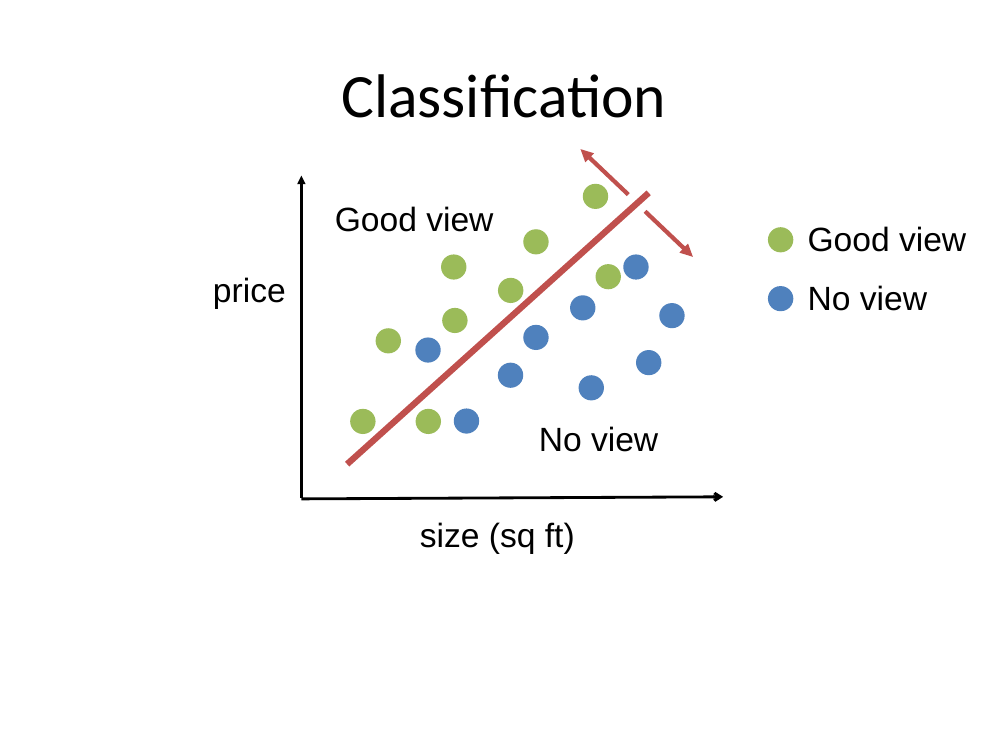
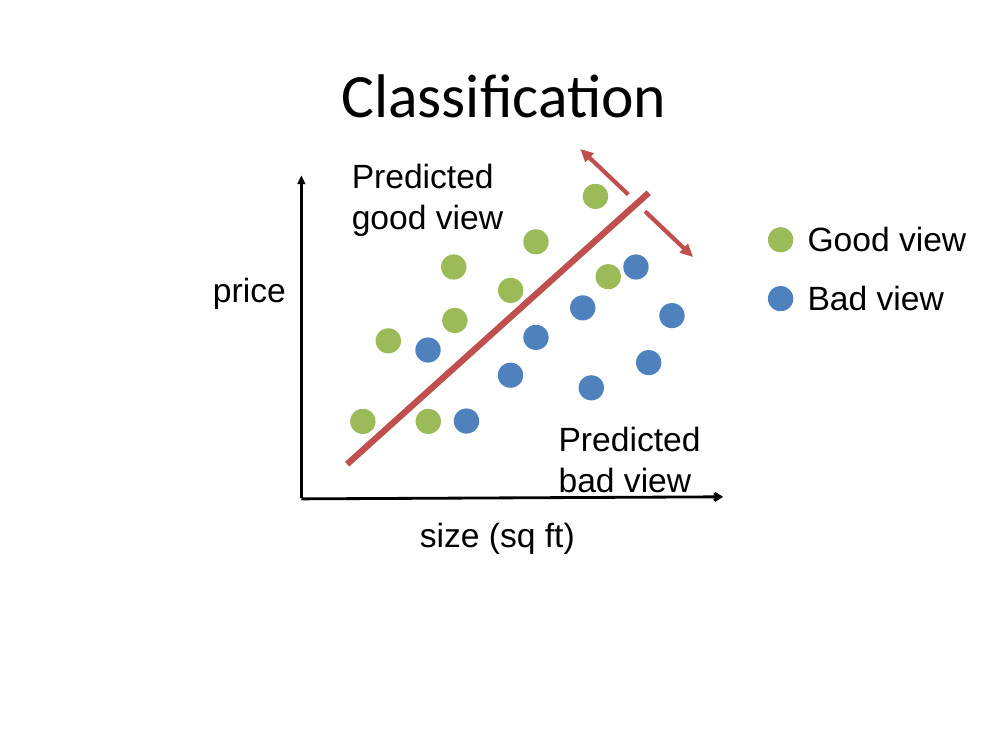
Before and after one commit to aloksharma1993/techfest-ml-tutorial, a slide deck: slide 13 of Techfest_ML.pptx (slide 12 before the commit). Drawn at 1008x756 pixels with LibreOffice and Linux fonts; fonts in the diff are those of the drawing. Boxes give left, top, right and bottom in pixels: in the first picture for what was removed or moved away, otherwise in the second. Text is boxed around its words. In the diff, an @@ line names an element or a change of style, - is before the commit and + after.

```diff
--- a/Techfest_ML.pptx
+++ b/Techfest_ML.pptx
@@ text at (x1=352, y1=163, x2=503, y2=236): text changed @@
-Good view
+Predicted good view
@@ text at (x1=808, y1=285, x2=944, y2=311): text changed @@
-No view
+Bad view
@@ text at (x1=559, y1=426, x2=701, y2=499): text changed @@
-No view
+Predicted bad view
```
Also in this commit, not shown: 16 other slides changed, 4 slides added.
